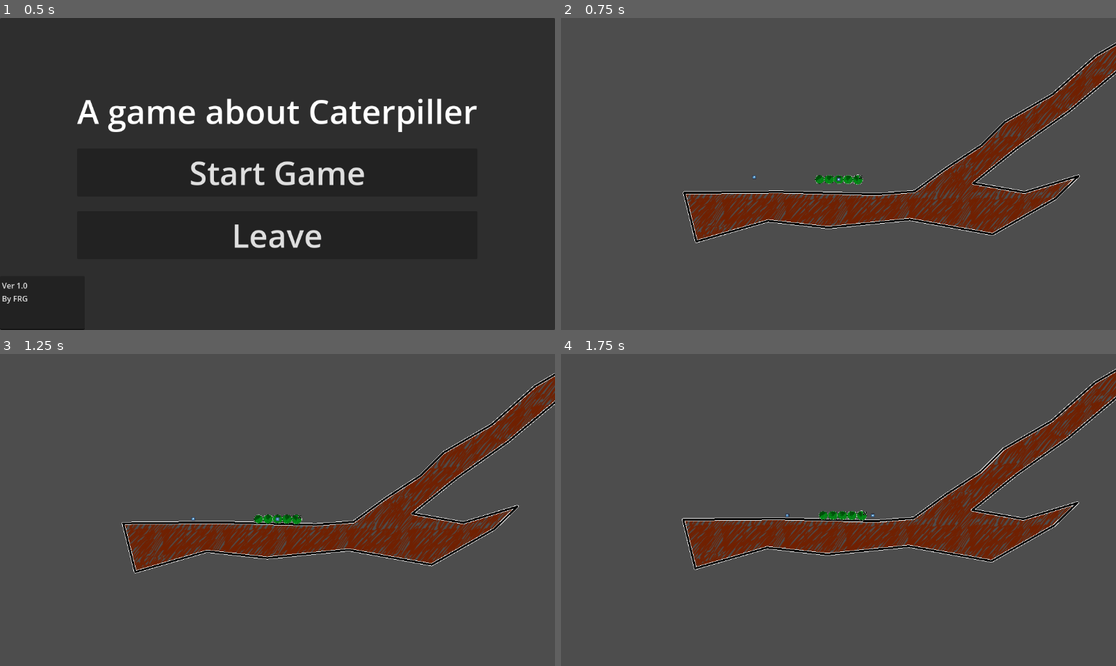
Above: before the commit, frames 1-4 (two rows, left to right).
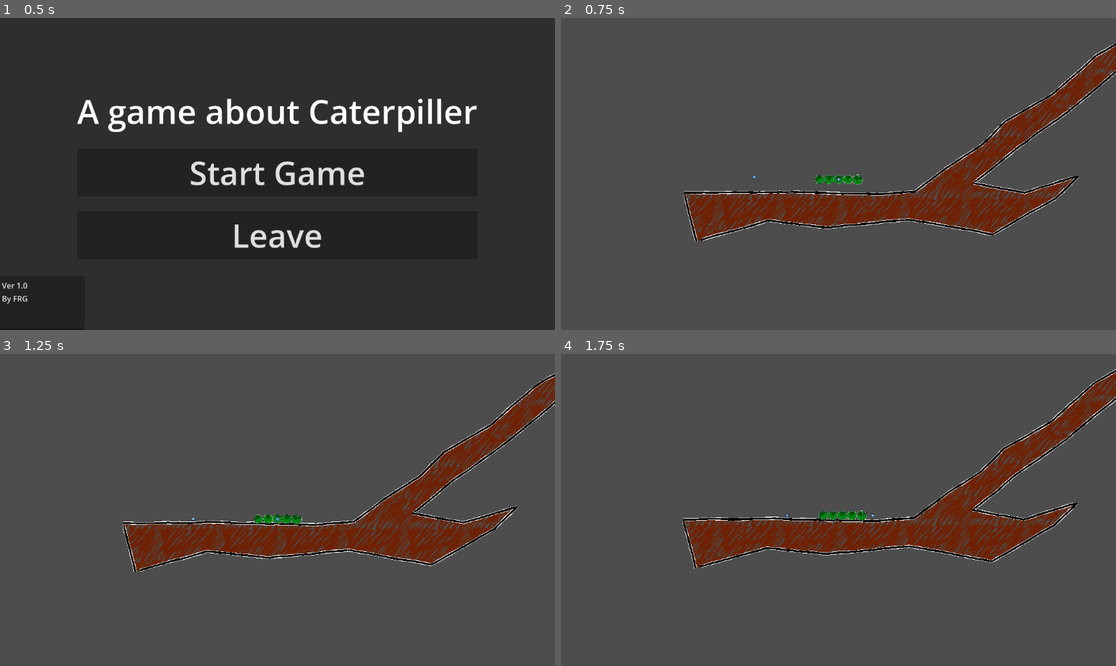
Above: after the commit, the same moments.

Repository: LoreNyanski/totem_gamejam_26
Game: Godot game, scene res://Scenes/mainMenu.tscn
Same seed, same stepped clock (60 frames per second), same inputs: the game is played once before the commit and once after it. The engine's default icon, where the game draws it, is replaced by a stand-in: a white triangle on a blue panel in a dark square.
Inputs (mouse positions are in pixels of both pictures, inside the frame that each line leads up to):
- Up to frame 1 (0.5 s): no input
- Up to frame 2 (0.75 s): click "Start Game" at 0.5 s
- Up to frame 3 (1.25 s): no input
- Up to frame 4 (1.75 s): move the mouse to (866, 510) at 1.27 s; tap A (Grip1) at 1.35 s

Frame 1 is identical in both runs. In frame 2, 0.9% of the frame differs, in the area x 21-100%, y 7-73%; in frame 3, 1.0%; in frame 4, 1.0%, in the area x 21-100%, y 4-70%.

Commit message:
gpt, fuck my wife

Diff:
--- a/Scenes/tree_visuals.tscn
+++ b/Scenes/tree_visuals.tscn
@@ -6,16 +6,10 @@
 [node name="TreeVisuals" type="Polygon2D" unique_id=1820067264]
 texture_repeat = 2
 texture = ExtResource("1_g0x78")
-uv = PackedVector2Array(1, -1, 7, 112, 92, 104, 162, -8, 56, -47)
+polygon = PackedVector2Array(108, 110, 727, 96, 955, 332, 431, 540, 330, 184)
 script = ExtResource("2_saqsq")
+animation_speed = 5.0
 
-[node name="Line2D" type="Line2D" parent="." unique_id=1333347530]
-closed = true
-width = 6.0
-joint_mode = 2
+[node name="MeshInstance2D" type="MeshInstance2D" parent="." unique_id=687179604]
 
-[node name="Line2D2" type="Line2D" parent="." unique_id=1489217169]
-closed = true
-width = 4.0
-default_color = Color(0, 0, 0, 1)
-joint_mode = 2
+[node name="MeshInstance2D2" type="MeshInstance2D" parent="." unique_id=45693750]
--- a/Scripts/tree_visuals.gd
+++ b/Scripts/tree_visuals.gd
@@ -1,14 +1,116 @@
 extends Polygon2D
 
-@onready var line_2d: Line2D = $Line2D
-@onready var line_2d_2: Line2D = $Line2D2
+# This is my original code, unfortunately slopGPT is better at
+# fucking my wife than i am, so we're sticking with that one
+#@onready var line_2d: Line2D = $Line2D
+#@onready var line_2d_2: Line2D = $Line2D2
+#
+#func _ready() -> void:
+	#var points = polygon
+	#line_2d.points = points
+	#line_2d_2.points = points
 
-# Called when the node enters the scene tree for the first time.
-func _ready() -> void:
-	var points = polygon
-	line_2d.points = points
-	line_2d_2.points = points
+@export var spacing: float = 10.0
+@export var wobble_strength: float = 2
+@export var base_width: float = 4.0
+@export var outer_extra: float = 2.0
 
-# Called every frame. 'delta' is the elapsed time since the previous frame.
-func _process(delta: float) -> void:
-	pass
+@export var animate: bool = true
+@export var animation_speed: float = 2.0
+
+var noise := FastNoiseLite.new()
+var time := 0.0
+
+@onready var outer_mesh := $MeshInstance2D
+@onready var inner_mesh := $MeshInstance2D2
+
+func _ready():
+	noise.frequency = 0.2
+	update_outline()
+
+func _process(delta):
+	if animate:
+		time += delta * animation_speed
+		update_outline()
+
+func update_outline():
+
+	var base_points = polygon
+	var wobbly = build_wobbly_edge(base_points)
+
+	# Outer (white)
+	outer_mesh.mesh = build_stroke_mesh(wobbly, base_width + outer_extra)
+	outer_mesh.modulate = Color.WHITE
+
+	# Inner (black)
+	inner_mesh.mesh = build_stroke_mesh(wobbly, base_width)
+	inner_mesh.modulate = Color.BLACK
+
+
+# 🔹 Build continuous wobbly edge
+func build_wobbly_edge(points: PackedVector2Array) -> PackedVector2Array:
+	var result = PackedVector2Array()
+
+	for i in range(points.size()):
+		var a = points[i]
+		var b = points[(i + 1) % points.size()]
+
+		var edge = b - a
+		var length = edge.length()
+		var dir = edge.normalized()
+		var normal = dir.orthogonal()
+
+		var steps = max(1, int(length / spacing))
+
+		for j in range(steps):
+			var t = float(j) / steps
+			var pos = a.lerp(b, t)
+
+			# multi-layer noise = nicer wobble
+			var n1 = noise.get_noise_3d(pos.x * 0.05, pos.y * 0.05, time)
+			var n2 = noise.get_noise_3d(pos.x * 0.2, pos.y * 0.2, time) * 0.3
+			var n = n1 + n2
+
+			pos += normal * n * wobble_strength
+			result.append(pos)
+
+	return result
+
+
+# 🔹 Build mesh strip (stroke)
+func build_stroke_mesh(path: PackedVector2Array, width: float) -> ArrayMesh:
+	var mesh = ArrayMesh.new()
+
+	var vertices = PackedVector2Array()
+	var indices = PackedInt32Array()
+
+	for i in range(path.size()):
+		var p = path[i]
+		var next = path[(i + 1) % path.size()]
+		var dir = (next - p).normalized()
+		var normal = dir.orthogonal()
+
+		# slight width variation (hand-drawn feel)
+		var w = width * (0.85 + randf() * 0.3)
+
+		vertices.append(p + normal * w * 0.5)
+		vertices.append(p - normal * w * 0.5)
+
+	for i in range(path.size() - 1):
+		var idx = i * 2
+
+		indices.append(idx)
+		indices.append(idx + 2)
+		indices.append(idx + 1)
+
+		indices.append(idx + 1)
+		indices.append(idx + 2)
+		indices.append(idx + 3)
+
+	var arrays = []
+	arrays.resize(Mesh.ARRAY_MAX)
+	arrays[Mesh.ARRAY_VERTEX] = vertices
+	arrays[Mesh.ARRAY_INDEX] = indices
+
+	mesh.add_surface_from_arrays(Mesh.PRIMITIVE_TRIANGLES, arrays)
+	return mesh
